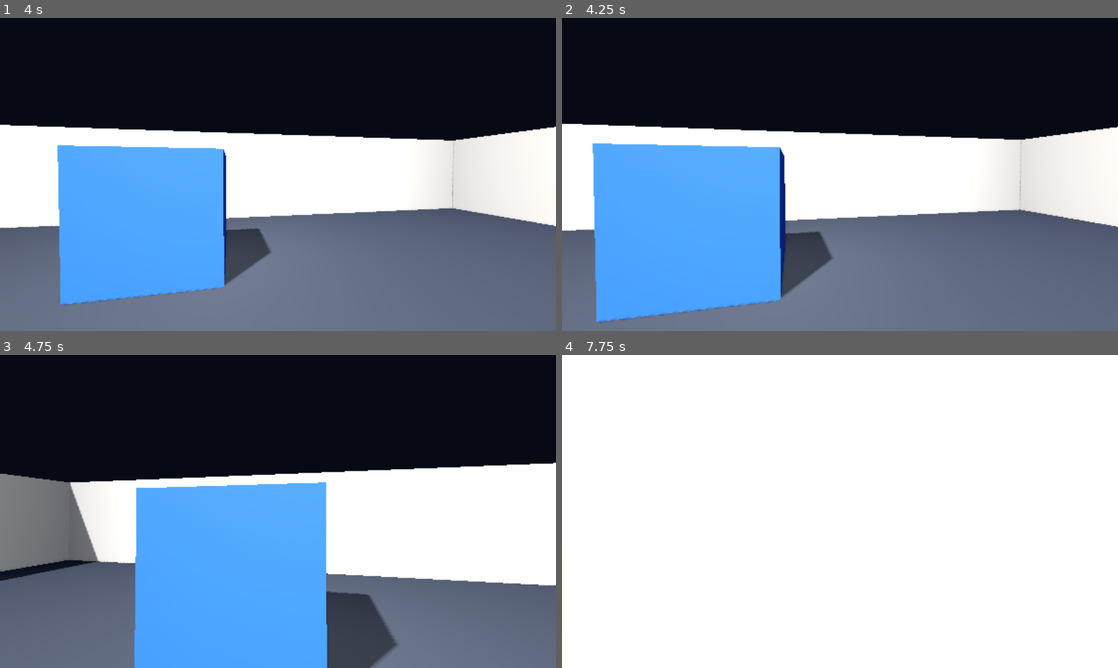
Above: before the commit, frames 1-4 (two rows, left to right).
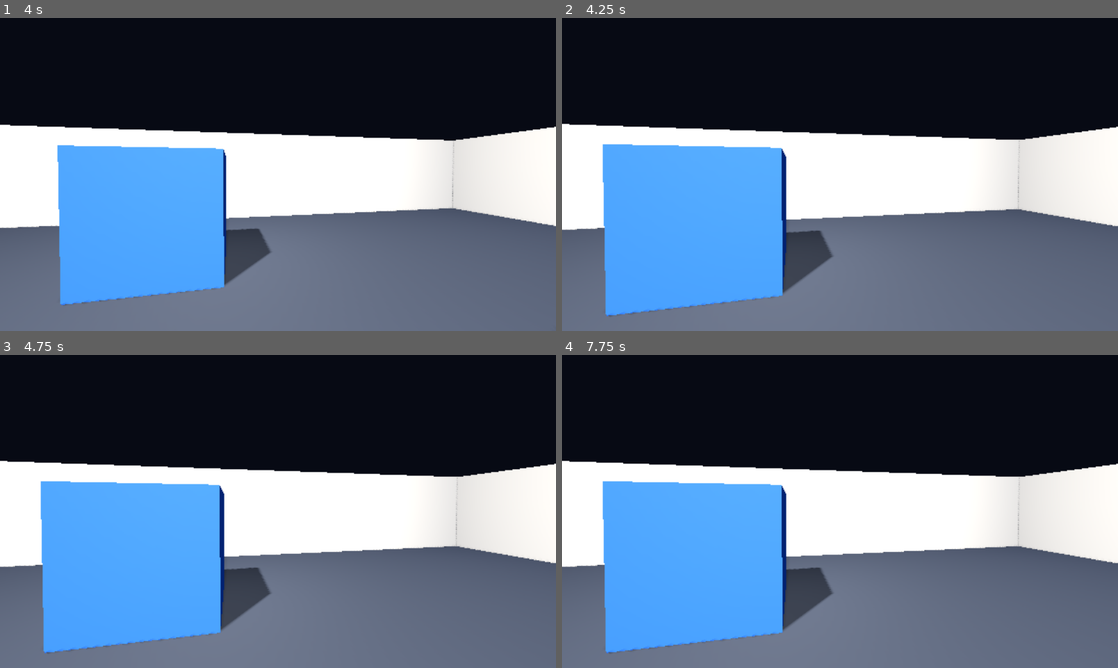
Above: after the commit, the same moments.

Repository: Kroosah/Crump
Game: Godot game, scene res://game/bootstrap.tscn
Two runs of this game, one before a commit and one after it. Both use one fixed random seed, a clock stepped at 60 frames per second and the inputs below.
Inputs (mouse positions are in pixels of both pictures, inside the frame that each line leads up to):
- Up to frame 1 (4 s): tap Enter at 0.5 s; move the mouse to (305, 174) at 0.52 s; hold C (crouch) 0.53-1.28 s; hold W (move_forward) from 0.53 s (still down); tap F (flashlight) at 0.8, 1.35 s; move the mouse to (250, 174) at 1.27 s; tap E (interact) at 1.55, 2.1 s; move the mouse to (289, 168) at 2.02 s; hold Shift (run) 2.03-2.78 s; move the mouse to (272, 180) at 2.77 s; tap Shift (run) at 2.85 s; tap Ctrl (sneak) at 3.05 s; move the mouse to (316, 177) at 3.52 s; hold Ctrl (sneak) from 3.53 s (still down); tap C (crouch) at 3.8 s
- Up to frame 2 (4.25 s): keep holding W (move_forward); keep holding Ctrl (sneak); tap Escape (pause) at 4.15 s
- Up to frame 3 (4.75 s): keep holding W (move_forward); move the mouse to (233, 508) at 4.27 s; release Ctrl (sneak) at 4.28 s; tap C (crouch) at 4.35 s; tap F (flashlight) at 4.55 s
- Up to frame 4 (7.75 s): move the mouse to (845, 511) at 5.02 s; tap F (flashlight) at 5.1 s; tap E (interact) at 5.3, 5.85 s; tap Space at 5.75 s; move the mouse to (817, 505) at 5.77 s; release W (move_forward) at 5.78 s; hold D (move_right) 5.78-6.53 s; tap Shift (run) at 6.05 s; move the mouse to (867, 511) at 6.52 s; hold Shift (run) 6.53-7.28 s; hold W (move_forward) from 6.53 s (still down); tap Ctrl (sneak) at 6.8, 7.35 s; move the mouse to (812, 511) at 7.27 s; tap C (crouch) at 7.55 s

Frame 1 is identical in both runs. In frame 2, 2.5% of the frame differs, in the area x 0-100%, y 33-98%; in frame 3, 35%; in frame 4, 82%, in the area x 0-100%, y 0-100%.

Commit message:
[002] Los KI-003 op: spelwereld pauzeert nu echt op Esc
De bootstrap zette zichzelf op PROCESS_MODE_ALWAYS; SceneHost, level en
speler erfden dat, waardoor tree.paused wel toggelde maar niets pauzeerde
en de muis nooit vrijkwam. Fix: SceneHost expliciet op PAUSABLE (overlay
blijft bewust ALWAYS). Smoke-suite 75 -> 81: procesmodi structureel plus
een functionele Esc-round-trip via een echt geinjecteerd pauze-event;
zonder de fix falen die tests aantoonbaar. Muismodus-checks alleen met
scherm (headless kent geen muismodus).

Co-Authored-By: Claude Opus 5 (1M context) <noreply@anthropic.com>
Claude-Session: https://claude.ai/code/session_01Eukd1gRp6feQQnWxwaLgzq

Diff:
--- a/game/bootstrap.gd
+++ b/game/bootstrap.gd
@@ -27,6 +27,11 @@
 func _ready() -> void:
 	# Bootstrap blijft actief tijdens pauze: hij bedient pauze/afsluiten zelf.
 	process_mode = Node.PROCESS_MODE_ALWAYS
+	# ALWAYS erft door naar kinderen — zonder expliciet PAUSABLE op de
+	# SceneHost zou de hele spelwereld tijdens de pauze gewoon doordraaien
+	# en leek Esc niets te doen (KI-003). De debug overlay blijft bewust
+	# wél ALWAYS: die moet ook tijdens een pauze bruikbaar zijn.
+	_scene_host.process_mode = Node.PROCESS_MODE_PAUSABLE
 	# Afsluiten loopt via shutdown() zodat er één nette uitgang bestaat.
 	get_tree().auto_accept_quit = false
 	Log.info("CRUMP %s gestart · Godot %s · debug=%s" % [
--- a/project.godot
+++ b/project.godot
@@ -12,7 +12,7 @@
 
 config/name="CRUMP"
 config/description="First person psychological horror — Kroosah Interactive"
-config/version="0.0.11"
+config/version="0.0.12"
 run/main_scene="res://game/bootstrap.tscn"
 config/features=PackedStringArray("4.7", "Forward Plus")
 
--- a/tests/smoke_test.gd
+++ b/tests/smoke_test.gd
@@ -113,7 +113,19 @@
 			"projectinstelling %s staat op %s (gevonden: %s)"
 			% [key, str(expected_settings[key]), str(actual)], failures)
 
-	# 12. Speler (taak 002) — alleen als de spelerscène bestaat: na het
+	# 12. Pauze-architectuur (KI-003): de bootstrap moet tijdens de pauze
+	# blijven luisteren (ALWAYS), maar de spelwereld onder de SceneHost moet
+	# wél echt stilstaan. ALWAYS op de bootstrap erft door naar kinderen,
+	# dus PAUSABLE op de SceneHost is verplicht — anders doet Esc "niets".
+	failures = _check(bootstrap.process_mode == Node.PROCESS_MODE_ALWAYS,
+		"bootstrap draait door tijdens pauze (ALWAYS)", failures)
+	var scene_host: Node = bootstrap.get_node_or_null("SceneHost")
+	failures = _check(
+		scene_host != null
+		and scene_host.process_mode == Node.PROCESS_MODE_PAUSABLE,
+		"spelwereld (SceneHost) pauzeert mee (PAUSABLE)", failures)
+
+	# 13. Speler (taak 002) — alleen als de spelerscène bestaat: na het
 	# weggooien van game/actors/player/ (verwijderbaarheidstest D-015) moet
 	# de rest van de suite gewoon groen blijven.
 	if ResourceLoader.exists(PLAYER_SCENE):
@@ -322,7 +334,61 @@
 		absf(head.position.y - player.stand_eye_height) < 0.05,
 		"ooghoogte herstelt na het bukken (%.2f m)" % head.position.y, failures)
 
+	# Pauze-round-trip (KI-003): Esc zet de wereld écht stil en hervat weer.
+	failures = await _check_pause(tree, player, failures)
+
 	return failures
+
+
+## Toetst de volledige Esc-cyclus: pauzeren stopt de speler (en geeft de
+## muis vrij), nogmaals Esc hervat (en vangt de muis weer). De muis-checks
+## kunnen alleen met een echt scherm — headless meldt altijd VISIBLE.
+func _check_pause(tree: SceneTree, player, failures: int) -> int:
+	var has_display: bool = DisplayServer.get_name() != "headless"
+
+	_send_pause_event()
+	await _wait_physics_frames(tree, 5)
+	failures = _check(tree.paused, "Esc pauzeert de scene-tree", failures)
+	if has_display:
+		failures = _check(Input.mouse_mode == Input.MOUSE_MODE_VISIBLE,
+			"muis komt vrij tijdens de pauze", failures)
+	else:
+		Log.info("TEST INFO · muis-checks overgeslagen (headless heeft geen muismodus)")
+
+	# De wereld staat stil: bewegen tijdens de pauze doet niets.
+	var start_pos: Vector3 = player.global_position
+	Input.action_press("move_forward")
+	await _wait_physics_frames(tree, 30)
+	Input.action_release("move_forward")
+	failures = _check(player.global_position.distance_to(start_pos) < 0.05,
+		"speler staat stil tijdens de pauze", failures)
+
+	_send_pause_event()
+	await _wait_physics_frames(tree, 5)
+	failures = _check(not tree.paused, "Esc hervat het spel", failures)
+	if has_display:
+		failures = _check(Input.mouse_mode == Input.MOUSE_MODE_CAPTURED,
+			"muis wordt weer gevangen bij hervatten", failures)
+
+	# En de wereld draait weer.
+	start_pos = player.global_position
+	Input.action_press("move_forward")
+	await _wait_physics_frames(tree, 30)
+	Input.action_release("move_forward")
+	failures = _check(player.global_position.distance_to(start_pos) > 0.1,
+		"speler beweegt weer na hervatten", failures)
+	await _wait_physics_frames(tree, 35)
+	return failures
+
+
+## Injecteert een echt pauze-event. Input.action_press zet alleen de
+## actiestatus en genereert géén InputEvent; de pauze-handler is
+## event-gedreven (_unhandled_input), dus die zou er niets van merken.
+func _send_pause_event() -> void:
+	var event := InputEventAction.new()
+	event.action = "pause"
+	event.pressed = true
+	Input.parse_input_event(event)
 
 
 ## Houdt input-acties ingedrukt tot de eerste voetstap (of de frame-limiet)
Not shown, changed: docs/CHANGELOG.md
Not shown, changed: docs/KNOWN_ISSUES.md
Not shown, changed: docs/SESSION_STATE.md
